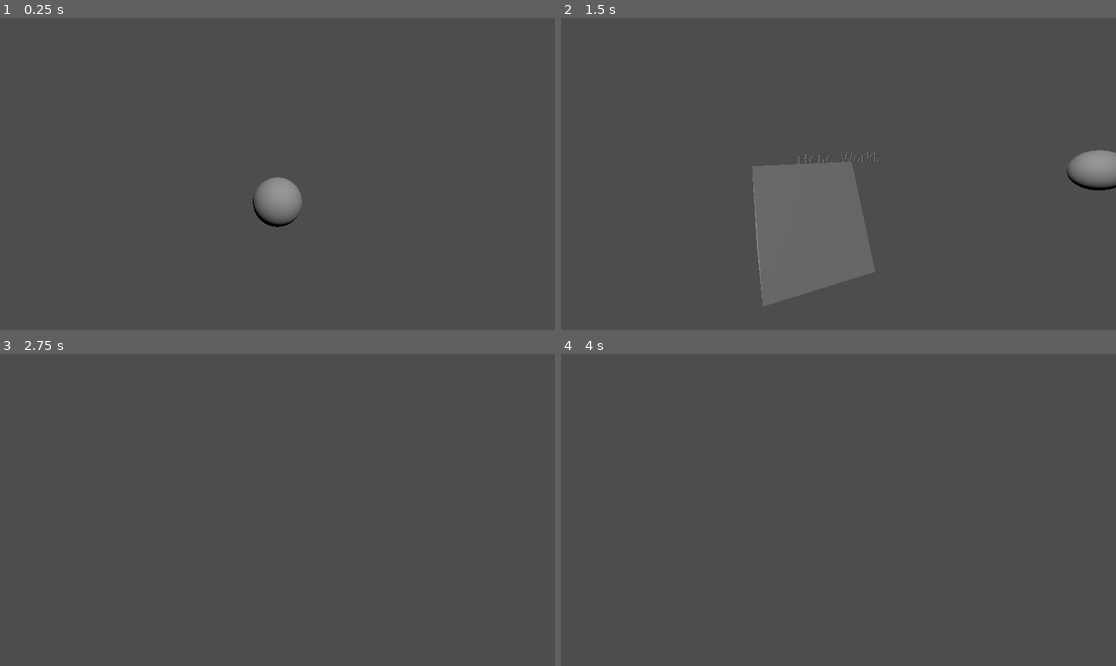
Above: before the commit, frames 1-4 (two rows, left to right).
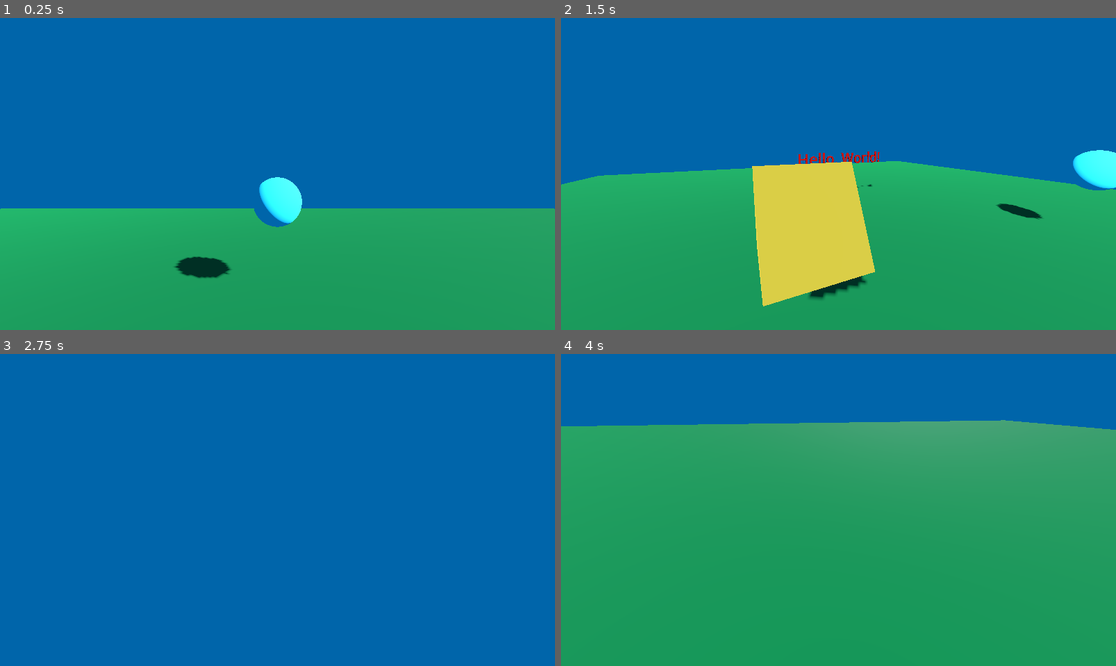
Above: after the commit, the same moments.

Repository: EcSolticia/EcFlyCamGD
Game: Godot game, scene res://test.tscn
The game is run twice, just before and just after one commit, with the same random seed, the same clock (stepped at 60 frames per second) and the same inputs.
Inputs (mouse positions are in pixels of both pictures, inside the frame that each line leads up to):
- Up to frame 1 (0.25 s): no input
- Up to frame 2 (1.5 s): tap Enter at 0.5 s; move the mouse to (960, 158) at 0.52 s; hold D (Right) 0.53-1.28 s; move the mouse to (727, 189) at 1.27 s; hold S (Backward) from 1.28 s (still down)
- Up to frame 3 (2.75 s): move the mouse to (333, 441) at 2.02 s; release S (Backward) at 2.03 s; hold D (Right) from 2.03 s (still down)
- Up to frame 4 (4 s): tap Space (Up) at 2.75 s; move the mouse to (810, 572) at 2.77 s; release D (Right) at 2.78 s; hold W (Forward) 2.78-3.53 s; move the mouse to (1005, 556) at 3.52 s; hold A (Left) from 3.53 s (still down)

The runs differ from the first frame. In frame 1, 100% of the frame differs, in the area x 0-100%, y 0-100%; in frame 2, 100%; in frame 3, 100%; in frame 4, 100%.

Commit message:
Added new export variable: mesh_visible_in_game

Diff:
--- a/FlyCam/fly_cam_controller.gd
+++ b/FlyCam/fly_cam_controller.gd
@@ -12,9 +12,11 @@
 @onready var cam_node = get_node("Cam")
 
 @export var mesh_used : Mesh
+@export var mesh_visible_in_game : bool = false
 @export var collision_shape_used : Shape3D
 func _ready() -> void:
 	get_node("CollisionShape3D/MeshInstance3D").mesh = mesh_used
+	get_node("CollisionShape3D/MeshInstance3D").visible = mesh_visible_in_game
 	get_node("CollisionShape3D").shape = collision_shape_used
 	get_node("CollisionShape3D").disabled = true
 
--- a/test.tscn
+++ b/test.tscn
@@ -1,14 +1,36 @@
-[gd_scene load_steps=5 format=3 uid="uid://7ljkwicrss2g"]
+[gd_scene load_steps=11 format=3 uid="uid://7ljkwicrss2g"]
 
 [ext_resource type="PackedScene" uid="uid://cgigqfys0eyju" path="res://FlyCam/fly_cam_controller.tscn" id="1_3pdu4"]
 
+[sub_resource type="StandardMaterial3D" id="StandardMaterial3D_nedrq"]
+albedo_color = Color(0.894419, 0.602752, 0.162701, 1)
+
 [sub_resource type="PrismMesh" id="PrismMesh_5k3jb"]
 
+[sub_resource type="StandardMaterial3D" id="StandardMaterial3D_0vq2f"]
+albedo_color = Color(0.305882, 1, 1, 1)
+
 [sub_resource type="SphereMesh" id="SphereMesh_tjs2t"]
+
+[sub_resource type="StandardMaterial3D" id="StandardMaterial3D_s8q4w"]
+albedo_color = Color(0.905882, 0, 0, 1)
 
 [sub_resource type="TextMesh" id="TextMesh_ox37s"]
 text = "Hello, World!"
 font_size = 64
+
+[sub_resource type="StandardMaterial3D" id="StandardMaterial3D_csylx"]
+albedo_color = Color(0, 0.501961, 0.235294, 1)
+
+[sub_resource type="PlaneMesh" id="PlaneMesh_v4c26"]
+
+[sub_resource type="Environment" id="Environment_8h3ur"]
+background_mode = 1
+background_color = Color(0, 0.396078, 0.666667, 1)
+glow_intensity = 0.79
+glow_bloom = 1.0
+glow_hdr_threshold = 1.11
+glow_hdr_luminance_cap = 4.79
 
 [node name="Test" type="Node3D"]
 
@@ -16,15 +38,27 @@
 
 [node name="Prism" type="MeshInstance3D" parent="."]
 transform = Transform3D(1, 0, 0, 0, 1, 0, 0, 0, 1, 0, 0, 3.25391)
+material_override = SubResource("StandardMaterial3D_nedrq")
 mesh = SubResource("PrismMesh_5k3jb")
 
 [node name="Sphere" type="MeshInstance3D" parent="."]
 transform = Transform3D(1, 0, 0, 0, 1, 0, 0, 0, 1, 0, 0, -4.17157)
+material_override = SubResource("StandardMaterial3D_0vq2f")
 mesh = SubResource("SphereMesh_tjs2t")
 
 [node name="MeshInstance3D" type="MeshInstance3D" parent="."]
 transform = Transform3D(2.98023e-08, 0, 1, 0, 1, 0, -1, 0, 2.98023e-08, -6.09179, 0, 0)
+material_override = SubResource("StandardMaterial3D_s8q4w")
 mesh = SubResource("TextMesh_ox37s")
 
 [node name="DirectionalLight3D" type="DirectionalLight3D" parent="."]
-transform = Transform3D(0.963961, -0.160669, 0.21205, 0, 0.797047, 0.603918, -0.266044, -0.582153, 0.768322, 0, 0, 0)
+transform = Transform3D(0.493502, -0.525254, 0.693227, 2.18307e-08, 0.797047, 0.603917, -0.869745, -0.298034, 0.393344, 0, 0, 0)
+shadow_enabled = true
+
+[node name="Plane" type="MeshInstance3D" parent="."]
+transform = Transform3D(19.1014, 0, 0, 0, 1, 0, 0, 0, 14.04, 0, -1.82841, 0)
+material_override = SubResource("StandardMaterial3D_csylx")
+mesh = SubResource("PlaneMesh_v4c26")
+
+[node name="WorldEnvironment" type="WorldEnvironment" parent="."]
+environment = SubResource("Environment_8h3ur")
